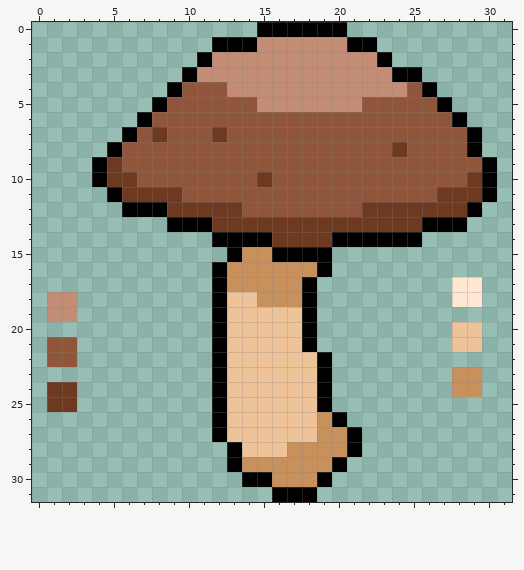
Pixel-art file: src/game/textures/mushroom.aseprite. The picture above was drawn from the file before the commit.
32x32 pixels, 1 frame.
New version:
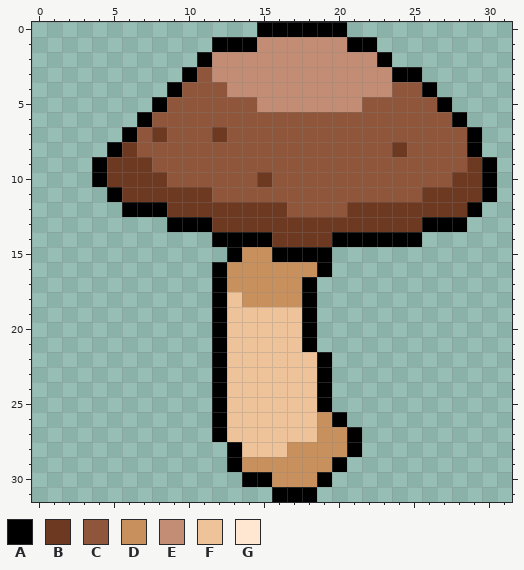
Palette (. is transparent): A #000000  B #6e3921  C #8f563b  D #c7905d  E #c28d74  F #eec39a  G #ffe7d1
The exact change:
Changed rows in their new state; - is an unchanged pixel.
Layers "cap", "stem":
first column x 11:
 3 C-------------
 4 -------------C
first column x 6:
 8 B-----------------------
 9 BB---------------------B
10 -BB-------------------B-
11 ----BB--------------B---
12 --------BBB----B--------
first column x 1:
17 ---------------------------..
18 ..-----------D-------------..
19 ..---------------------------
20 ---------------------------..
21 ..-------------------------..
22 ..---------------------------
23 ---------------------------..
24 ..-------------------------..
25 ..---------------------------
